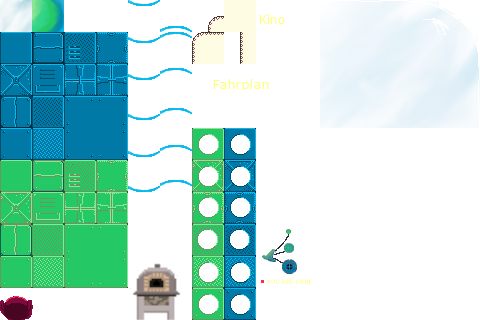
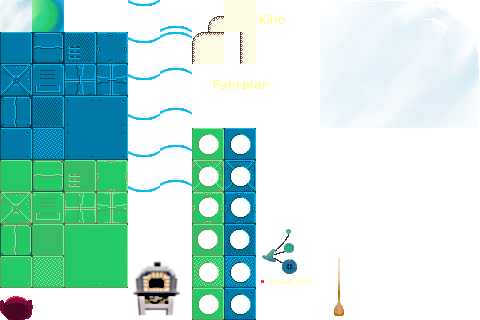
Two versions of the same layered image (w=480, h=320). Layer-by-layer changes:
added layer "d" above "g" over (x1=334, y1=257, x2=344, y2=316)
painted on "g" over (x1=129, y1=260, x2=181, y2=320)
